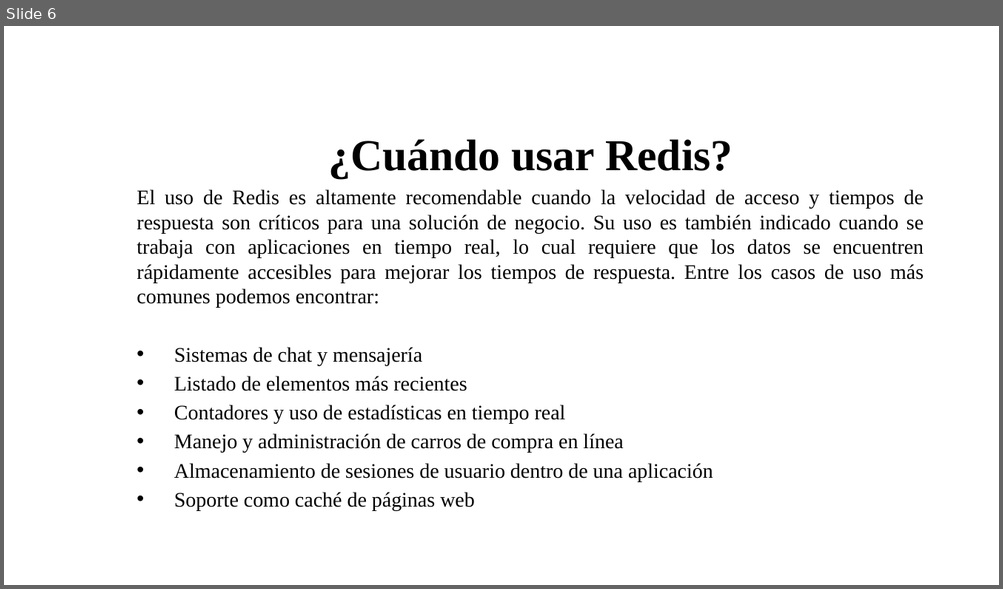
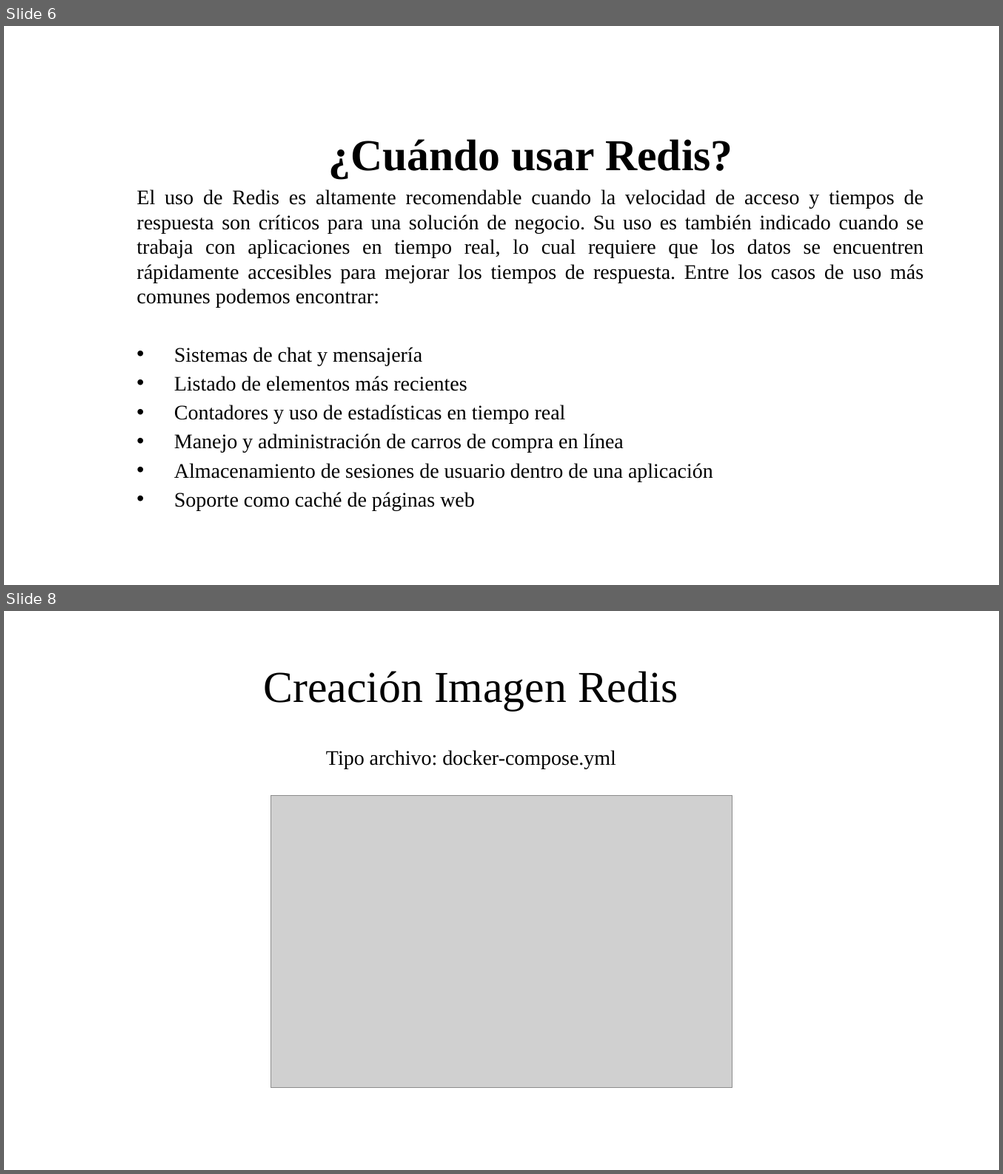
Before and after one commit to jnates/database_models, a slide deck: PresentaciónFinal.pptx. Shown one above the other, each under a label of ours: slide 6 before the commit, slides 6 and 8 after it; the slides between them are not shown. The pictures are 1003x589 and 1003x1174 pixels, drawn with LibreOffice and Linux fonts; fonts in the diff are those of the drawing; grey boxes stand for pictures; background and template pictures are left out. Boxes give left, top, right and bottom in pixels: in the first picture for what was removed or moved away, otherwise in the second. Text is boxed around its words. In the diff, an @@ line names an element or a change of style, - is before the commit and + after.

```diff
--- a/PresentaciónFinal.pptx
+++ b/PresentaciónFinal.pptx
@@ slide 8 added at [4,611,999,1170], background picture (left out) @@
@@ text added at [264,671,678,769], 15 pt, text #000000 @@
+Creación Imagen Redis
+Tipo archivo: docker-compose.yml
@@ picture added at [270,796,731,1088] @@
```
Also in this commit, not shown: 2 other slides added, 1 slide removed.
